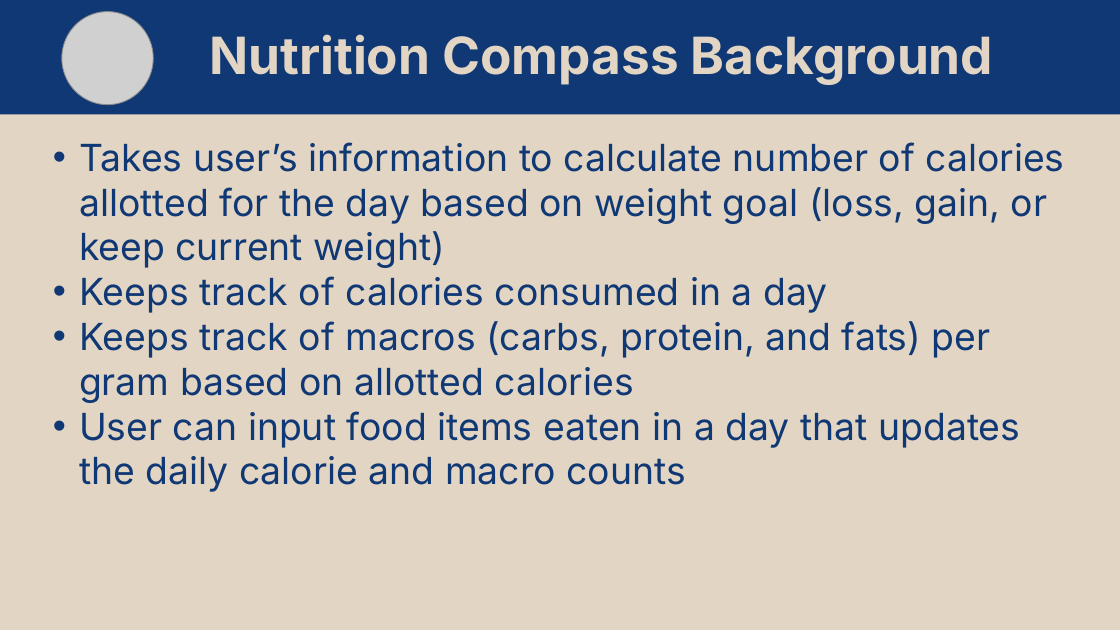
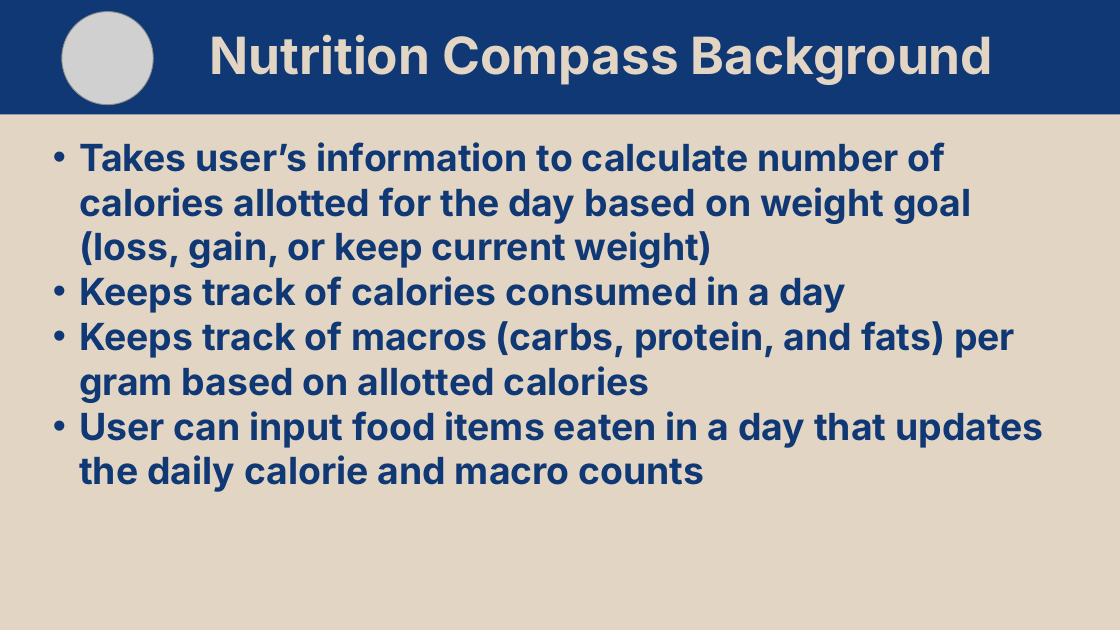
Before and after one commit to matt11matthew/NutritionCompass, a slide deck: slide 3 of diagrams/Nutrition Compass Presentation.pptx (slide 4 before the commit). Drawn at 1120x630 pixels with LibreOffice and Linux fonts; fonts in the diff are those of the drawing; grey boxes stand for pictures. Boxes give left, top, right and bottom in pixels: in the first picture for what was removed or moved away, otherwise in the second. Text is boxed around its words. In the diff, an @@ line names an element or a change of style, - is before the commit and + after.

```diff
--- a/diagrams/Nutrition Compass Presentation.pptx
+++ b/diagrams/Nutrition Compass Presentation.pptx
@@ text "Takes user’s information to calculate ..." at box(79, 142, 1043, 492): bold on @@
```
Also in this commit, not shown: 7 other slides changed, 1 slide removed.
